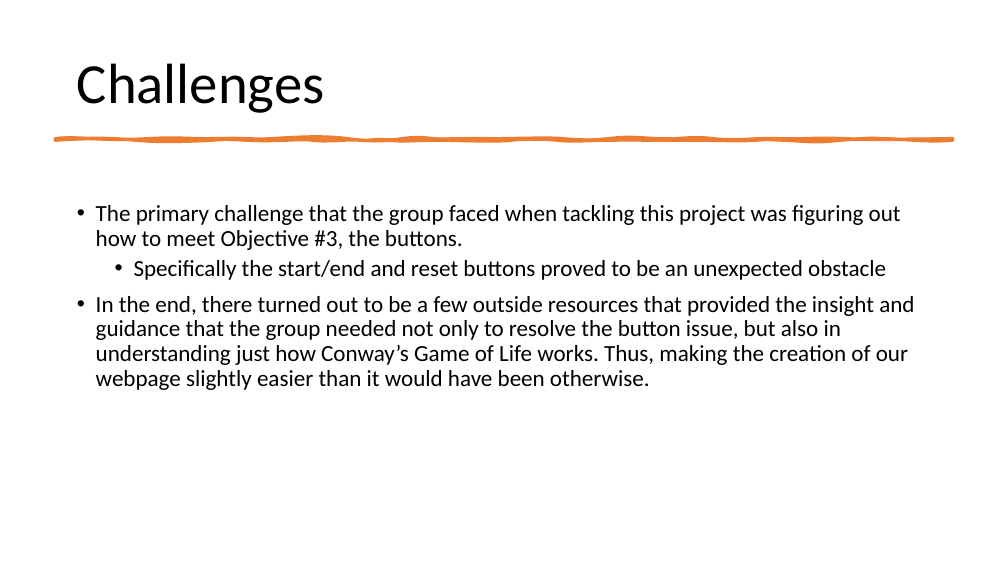
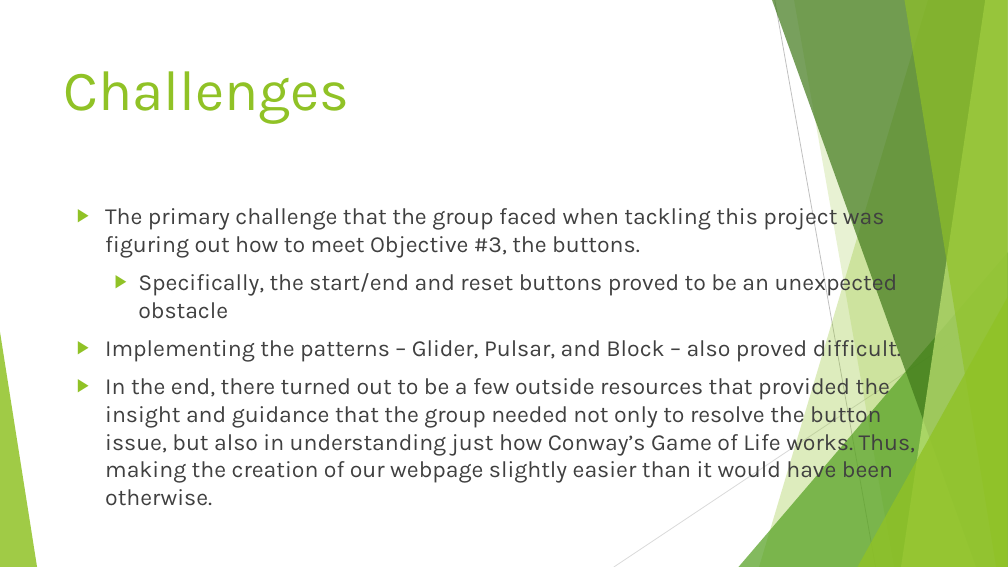
Before and after one commit to WebProgrammingTeam3/Project3, a slide deck: slide 16 of Project3.pptx (slide 13 before the commit). Drawn at 1008x567 pixels with LibreOffice and Linux fonts; fonts in the diff are those of the drawing. Boxes give left, top, right and bottom in pixels: in the first picture for what was removed or moved away, otherwise in the second. Text is boxed around its words. In the diff, an @@ line names an element or a change of style, - is before the commit and + after.

```diff
--- a/Project3.pptx
+++ b/Project3.pptx
@@ title "Challenges": place and size @@
-title "Challenges" at (77, 63, 325, 113)
+title "Challenges" at (64, 71, 350, 124)
@@ title "Challenges" at (64, 71, 350, 124): font Calibri to Karla, text colour #000000 to #90C226; line spacing 0.9 to 1; vertical alignment middle to top @@
@@ freeform shape removed at (55, 138, 953, 140) @@
@@ text at (105, 204, 915, 506): font Calibri to Karla, text colour #000000 to #404040 in "The primary challenge that the group faced ...", "In the end, there turned out to ..."; bullet • to ▶; line spacing 0.9 to 1 @@
@@ text at (105, 270, 901, 362): text changed; font Calibri to Karla; text colour #000000 to #404040 @@
-  • Specifically the start/end and reset buttons proved to be an unexpected obstacle
+  ▶ Specifically, the start/end and reset buttons proved to be an unexpected obstacle
+▶ Implementing the patterns – Glider, Pulsar, and Block – also proved difficult.
@@ group added at (0, 0, 1008, 567): 5 freeform shapes, 3 triangles, 2 lines @@
```
Also in this commit, not shown: 11 other slides changed, 4 slides added, 1 slide removed.
